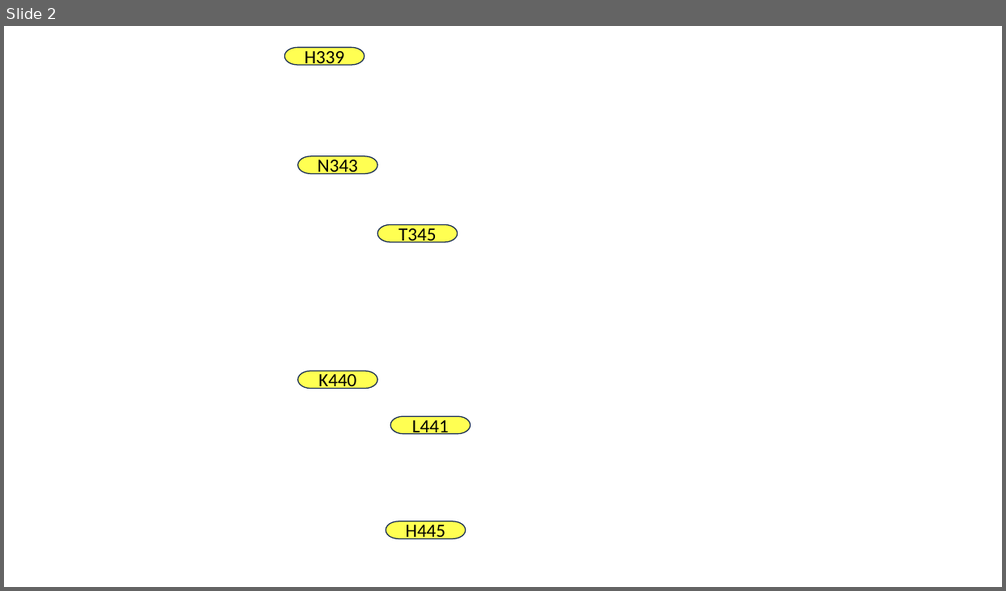
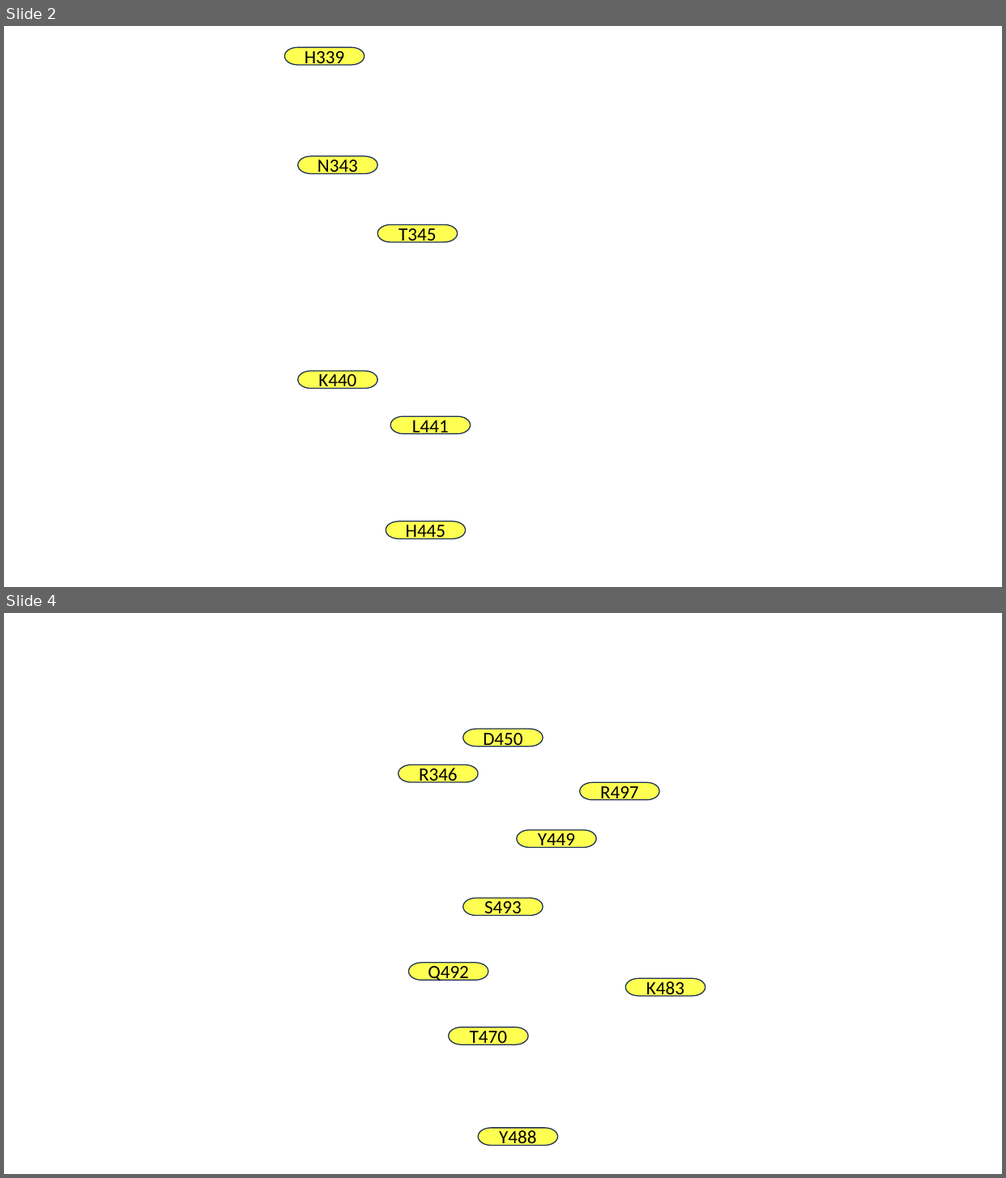
Before and after one commit to colbyford/SARS-CoV-2_BA.2.86_Spike-RBD_Predictions, a slide deck: HADDOCK_Results/figures/updated_figures_jan18.pptx. Shown one above the other, each under a label of ours: slide 2 before the commit, slides 2 and 4 after it; the slides between them are not shown. The pictures are 1006x591 and 1006x1178 pixels, drawn with LibreOffice and Linux fonts; fonts in the diff are those of the drawing; background and template pictures are left out. Boxes give left, top, right and bottom in pixels: in the first picture for what was removed or moved away, otherwise in the second. Text is boxed around its words. In the diff, an @@ line names an element or a change of style, - is before the commit and + after.

```diff
--- a/HADDOCK_Results/figures/updated_figures_jan18.pptx
+++ b/HADDOCK_Results/figures/updated_figures_jan18.pptx
@@ slide 4 added at box(4, 613, 1002, 1174), background picture (left out) @@
@@ pill shape added at box(463, 729, 543, 747), fill #FFFF00 at 68% opacity, outline #1E3256 1 pt, 18 pt, text #000000 @@
+D450
@@ pill shape added at box(398, 765, 479, 782), fill #FFFF00 at 68% opacity, outline #1E3256 1 pt, 18 pt, text #000000 @@
+R346
@@ pill shape added at box(580, 782, 660, 799), fill #FFFF00 at 68% opacity, outline #1E3256 1 pt, 18 pt, text #000000 @@
+R497
@@ pill shape added at box(517, 830, 597, 847), fill #FFFF00 at 68% opacity, outline #1E3256 1 pt, 18 pt, text #000000 @@
+Y449
@@ pill shape added at box(463, 898, 543, 915), fill #FFFF00 at 68% opacity, outline #1E3256 1 pt, 18 pt, text #000000 @@
+S493
@@ pill shape added at box(409, 963, 489, 980), fill #FFFF00 at 68% opacity, outline #1E3256 1 pt, 18 pt, text #000000 @@
+Q492
@@ pill shape added at box(625, 978, 705, 995), fill #FFFF00 at 68% opacity, outline #1E3256 1 pt, 18 pt, text #000000 @@
+K483
@@ pill shape added at box(449, 1028, 529, 1045), fill #FFFF00 at 68% opacity, outline #1E3256 1 pt, 18 pt, text #000000 @@
+T470
@@ pill shape added at box(478, 1128, 558, 1145), fill #FFFF00 at 68% opacity, outline #1E3256 1 pt, 18 pt, text #000000 @@
+Y488
```
Also in this commit, not shown: 1 other slide added, 4 other files.
